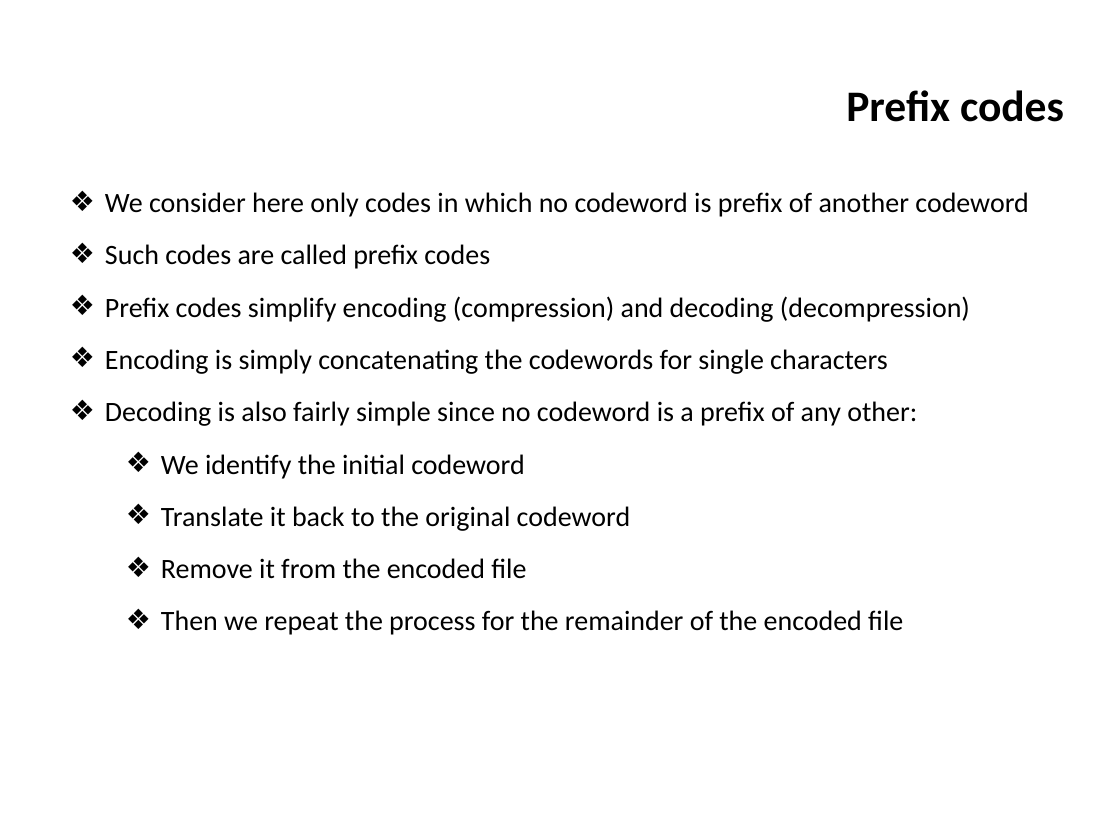
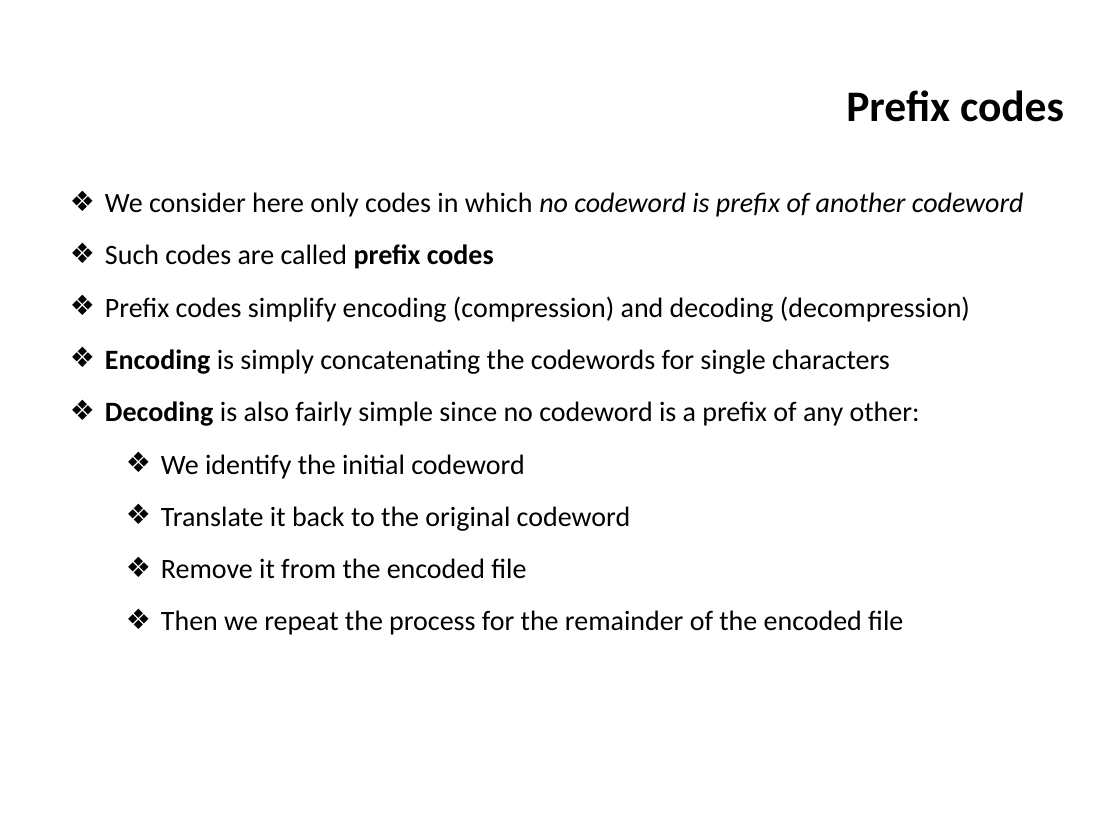
Before and after one commit to ifromm/dsa, a slide deck: slide 38 of slides/unit_7_greedy.pptx. Drawn at 1120x840 pixels with LibreOffice and Linux fonts; fonts in the diff are those of the drawing; background and template pictures are left out. Boxes give left, top, right and bottom in pixels: in the first picture for what was removed or moved away, otherwise in the second. Text is boxed around its words. In the diff, an @@ line names an element or a change of style, - is before the commit and + after.

```diff
--- a/slides/unit_7_greedy.pptx
+++ b/slides/unit_7_greedy.pptx
@@ text at <box>105,192,1024,426</box>: italic on in "no codeword is prefix of another codeword"; bold on in "prefix codes", "Encoding", "Decoding" @@
```
Also in this commit, not shown: 5 other slides changed, 3 other files.
